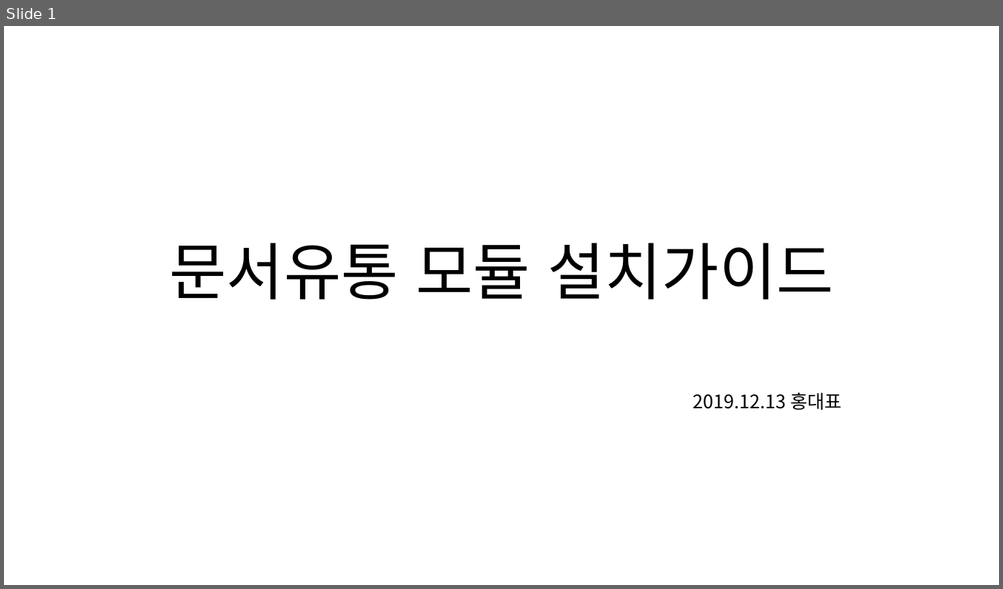
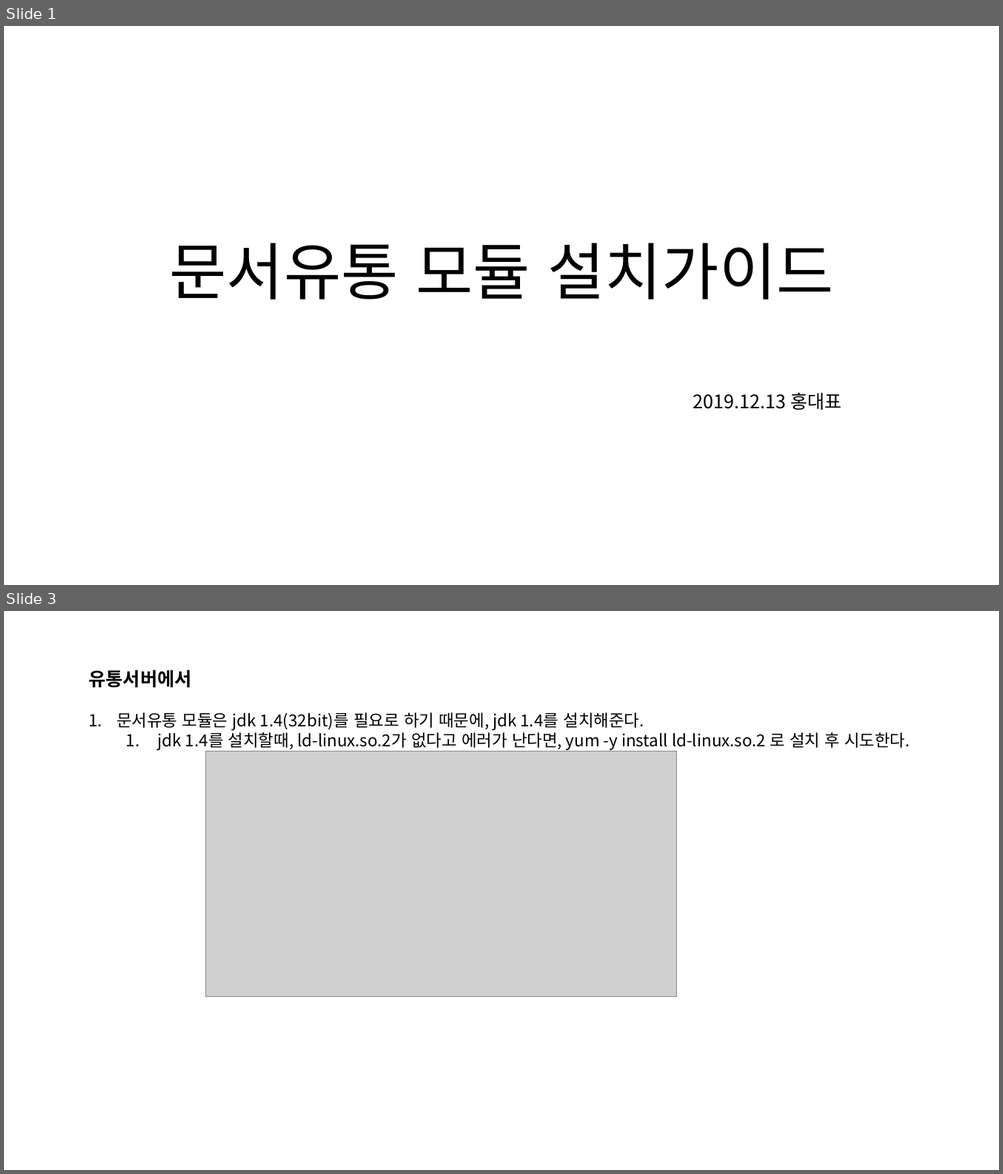
Before and after one commit to Shim8934/refactor_ezFlow4Java, a slide deck: docs/tech/ezApprovalG/문서유통 설치/문서유통 모듈 설치가이드.pptx. Shown one above the other, each under a label of ours: slide 1 before the commit, slides 1 and 3 after it; the slides between them are not shown. The pictures are 1003x589 and 1003x1174 pixels, drawn with LibreOffice and Linux fonts; fonts in the diff are those of the drawing; grey boxes stand for pictures. Boxes give left, top, right and bottom in pixels: in the first picture for what was removed or moved away, otherwise in the second. Text is boxed around its words. In the diff, an @@ line names an element or a change of style, - is before the commit and + after.

Commit message:
문서유통 설치가이드 수정.

```diff
--- a/docs/tech/ezApprovalG/문서유통 설치/문서유통 모듈 설치가이드.pptx
+++ b/docs/tech/ezApprovalG/문서유통 설치/문서유통 모듈 설치가이드.pptx
@@ slide 3 added at (4, 611, 999, 1170), background #FFFFFF @@
@@ text added at (88, 670, 910, 750), 16 pt, text #000000 @@
+유통서버에서
+1. 문서유통 모듈은 jdk 1.4(32bit)를 필요로 하기 때문에, jdk 1.4를 설치해준다.
+  1. jdk 1.4를 설치할때, ld-linux.so.2가 없다고 에러가 난다면, yum -y install ld-linux.so.2 로 설치 후 시도한다.
@@ picture added at (205, 752, 676, 997) @@
```
Also in this commit, not shown: 5 slides changed, 6 other slides added.
